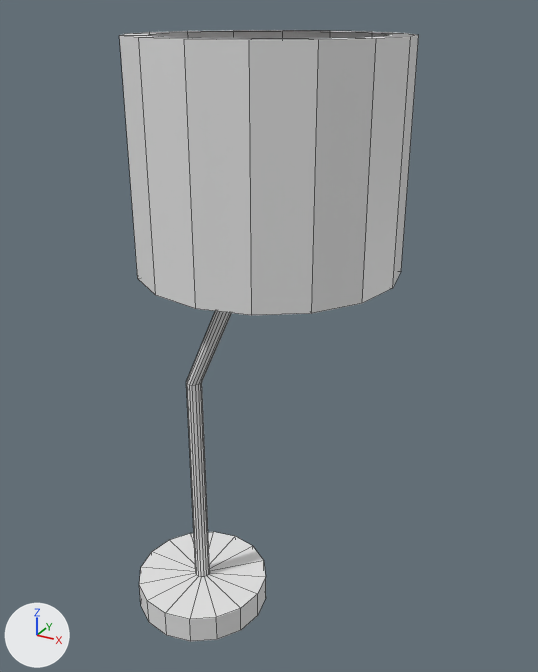
An edit to the FBX model Assets/Models/Lamp.fbx, drawn before and after from the same camera.
Camera for both pictures: a 50 mm lens placed at (-0.585, -2.031, 3.336), pointed at (-1.746, 0.078, 2.281). Every picture has the same lights, and +X, +Y and +Z are marked at lower left. Mesh edges are drawn as thin lines. Where no turn or scale is listed for an object, it has been applied to the vertices.

Objects in the first picture: 'Lamp'.
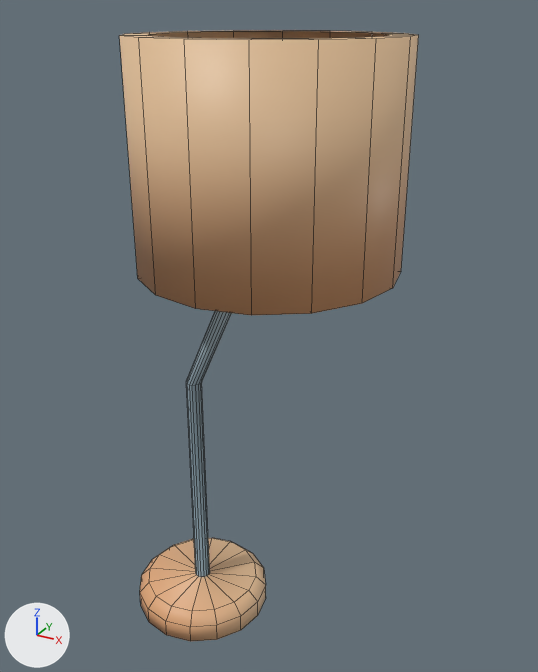
The newer file is also turned or shifted as a whole; pictures and numbers use the older file's frame.

What changed in the scene script:
```text
Add img_colormap_png:
    img_colormap_png = load_image('ColorMap.png', '../Textures/ColorMap.png', 256, 256, 'sRGB')
Add mat_materialglobal:
    mat_materialglobal = principled_material('MaterialGlobal')
    mat_materialglobal.texture = img_colormap_png
Change me_cylinder_001:
    used by ob_lamp; location = (-1.844, 0.0, 2.212)
    remove me_cylinder_001.from_pydata(...)  # 144 vertices, 114 faces; spans x -0.44..0.57, y -0.43..0.43, z -1.15..1.06
    add me_cylinder_001.from_pydata(...)  # 160 vertices, 130 faces; spans x -0.44..0.57, y -0.43..0.43, z -1.15..1.06
    me_cylinder_001 part 1
    16 vertices are removed from x -0.44..0.09, y -0.27..0.27, z -1.04
    32 faces are deleted
    16 vertices are added at x -0.4..0.05, y -0.22..0.22, z -1.04
    16 new vertices lie (0.0, 0.0, 0.07) away from vertices in x -0.44..0.09, y -0.27..0.27, z -1.15
    48 new faces join them
    me_cylinder_001 part 2: 81 kept faces spanning x -0.28..0.57, y -0.43..0.43, z -1.04..1.06 get new texture (UV) coordinates
    me_cylinder_001 part 3: the surface is now shaded smooth
    add me_cylinder_001.materials.append(mat_materialglobal)  # picture img_colormap_png
```

Changed parts and their boxes [x1, y1, x2, y2] in the pictures (538 x 672 px; the box of a moved part takes in the faces that stretch with it):
part 1 of me_cylinder_001, moved or reshaped: before [139, 532, 266, 641]; after [140, 538, 266, 641]
part 2 of me_cylinder_001, surface changed (grey to beige): [120, 30, 419, 577] in both
